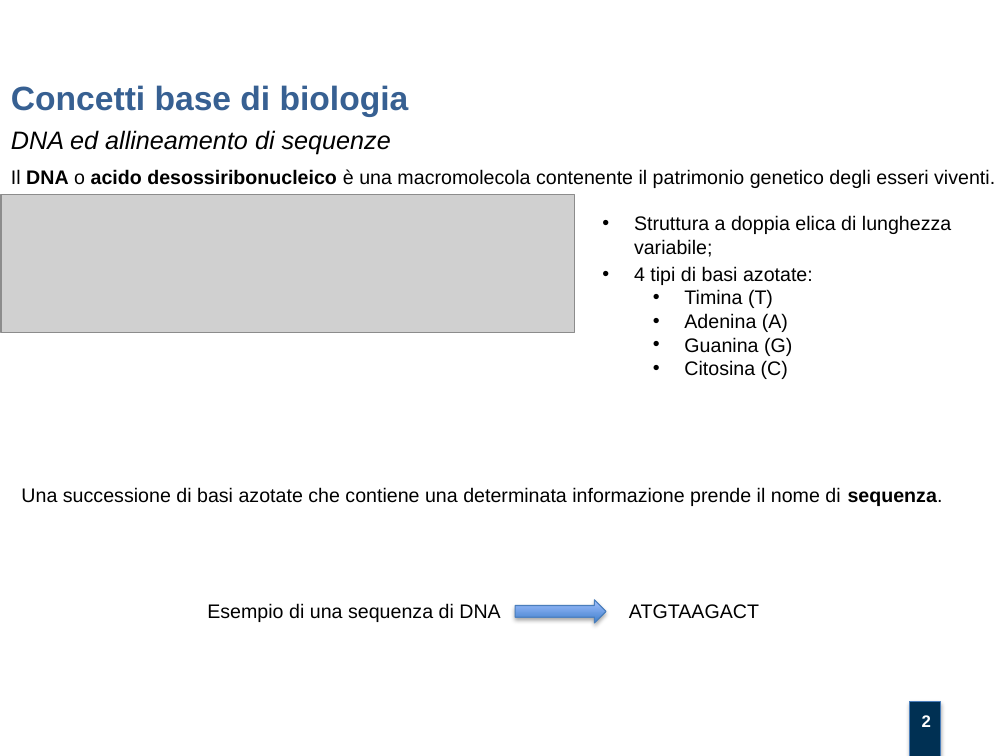
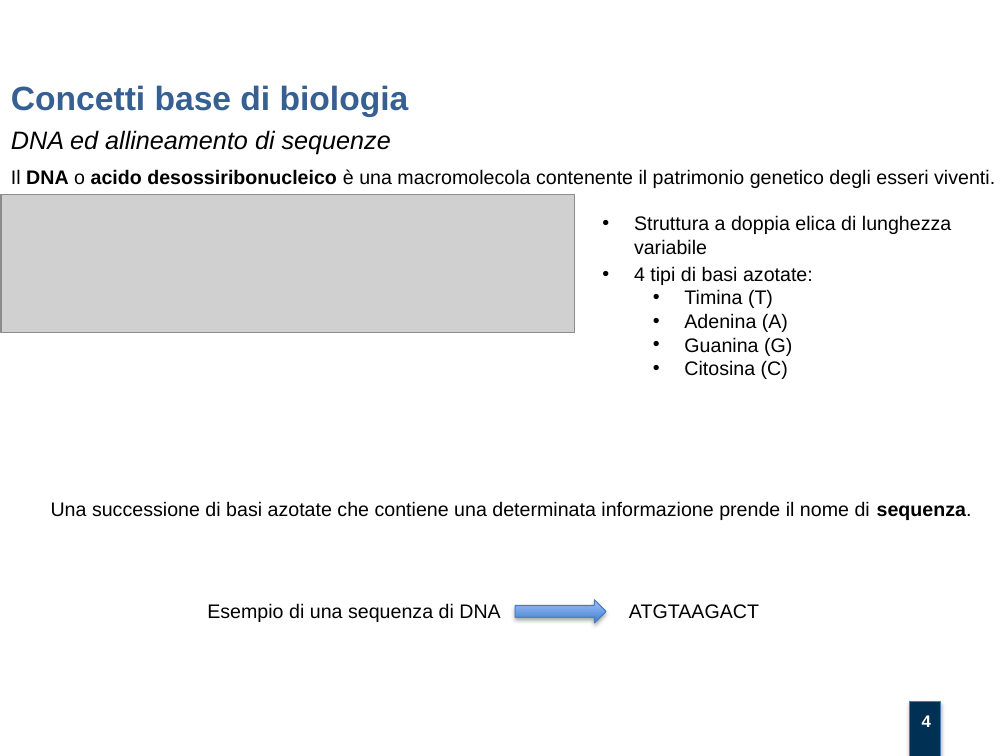
Before and after one commit to mtortoli/Thesis, a slide deck: slide 4 of Slides Tesi.pptx (slide 2 before the commit). Drawn at 1008x756 pixels with LibreOffice and Linux fonts; fonts in the diff are those of the drawing; grey boxes stand for pictures; background and template pictures are left out. Boxes give left, top, right and bottom in pixels: in the first picture for what was removed or moved away, otherwise in the second. Text is boxed around its words. In the diff, an @@ line names an element or a change of style, - is before the commit and + after.

Commit message:
wip

```diff
--- a/Slides Tesi.pptx
+++ b/Slides Tesi.pptx
@@ text at [634, 215, 951, 255]: text changed @@
-• Struttura a doppia elica di lunghezza variabile;
+• Struttura a doppia elica di lunghezza variabile
@@ text "Una successione di basi azotate ...": place and size @@
-text "Una successione di basi azotate ..." at [21, 487, 943, 506]
+text "Una successione di basi azotate ..." at [51, 501, 972, 520]
@@ page number at [922, 715, 931, 727]: text changed @@
-2
+4
```
Also in this commit, not shown: 1 other slide changed, 2 slides added, 1 slide removed.
